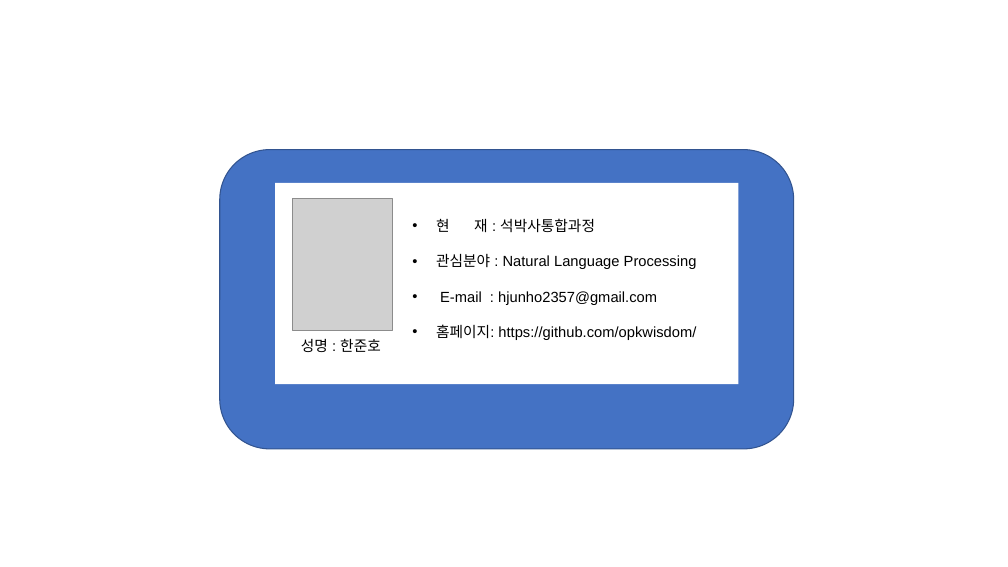
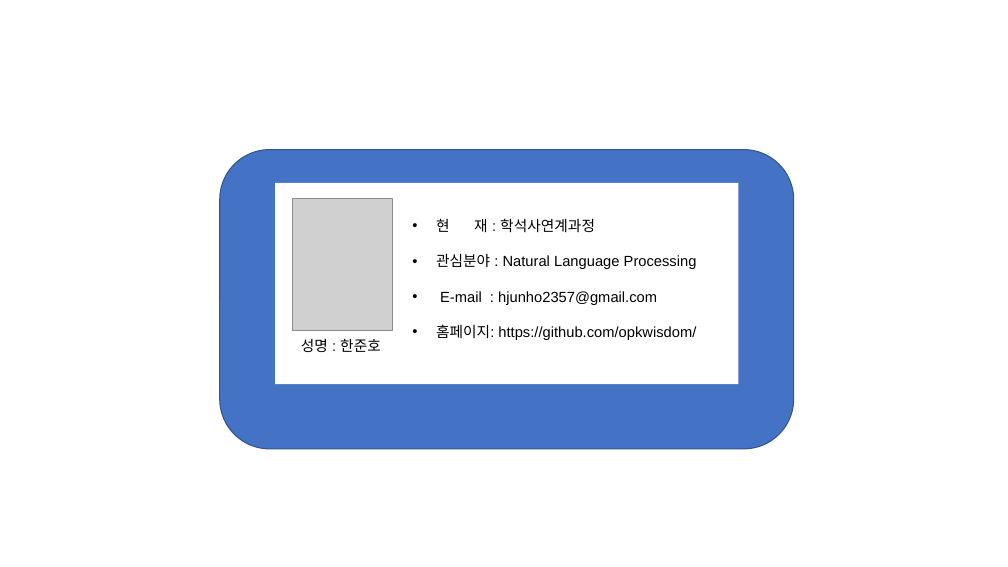
Before and after one commit to NLPlab-skku/NLPlab-skku.github.io, a slide deck: slide 1 of assets/members/member_hjh.pptx. Drawn at 1008x567 pixels with LibreOffice and Linux fonts; fonts in the diff are those of the drawing; grey boxes stand for pictures. Boxes give left, top, right and bottom in pixels: in the first picture for what was removed or moved away, otherwise in the second. Text is boxed around its words. In the diff, an @@ line names an element or a change of style, - is before the commit and + after.

```diff
--- a/assets/members/member_hjh.pptx
+++ b/assets/members/member_hjh.pptx
@@ text at <box>436,218,595,232</box>: text changed @@
-• 현 재 : 석박사통합과정
+• 현 재 : 학석사연계과정
```
Also in this commit, not shown: 2 other files.
